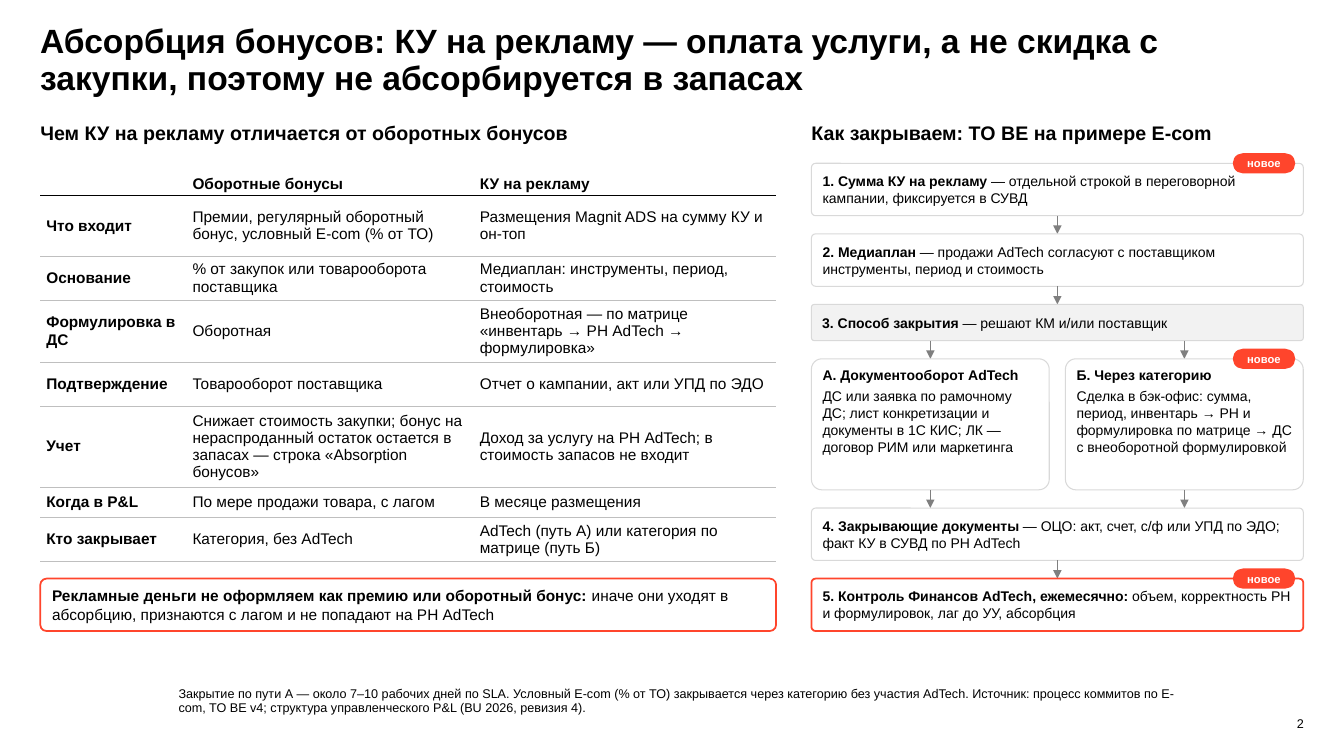
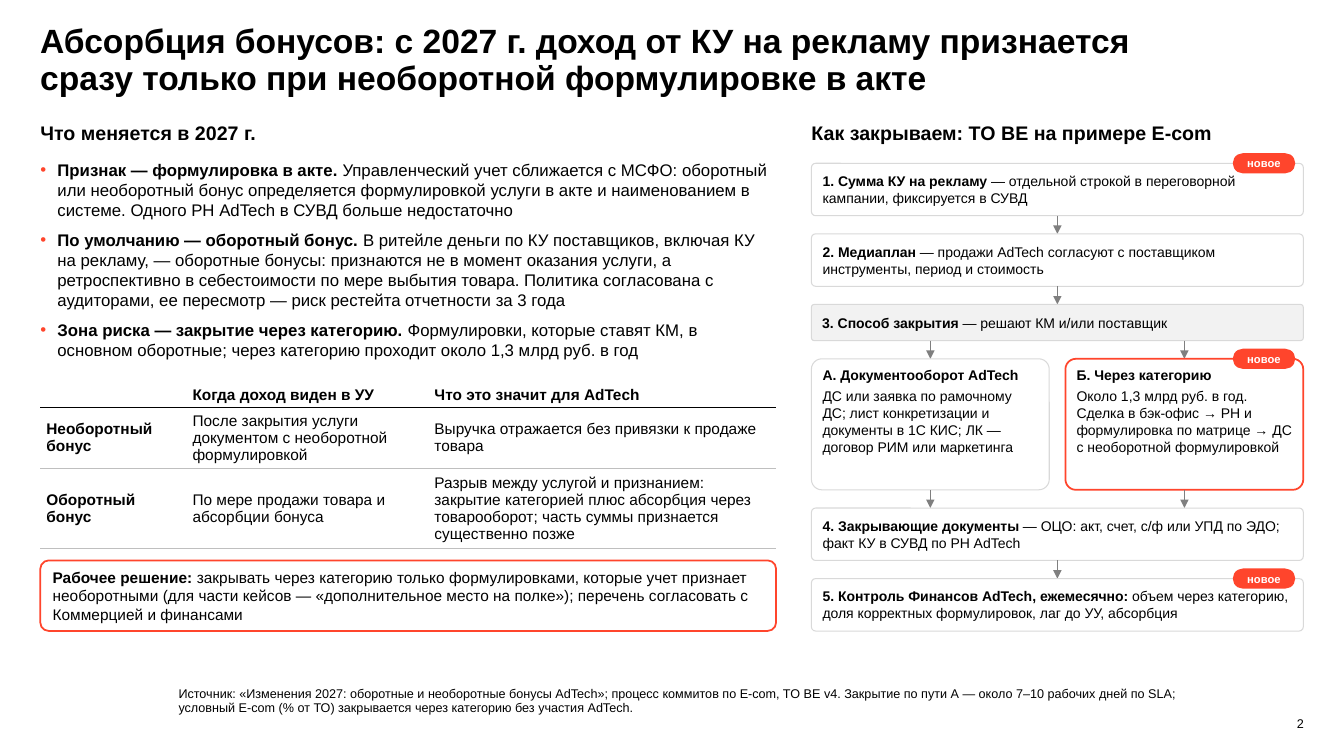
Before and after one commit to DenisMagnit/1, a slide deck: slide 2 of AdTech_КУ_2027_логика_драфт.pptx. Drawn at 1344x756 pixels with LibreOffice and Linux fonts; fonts in the diff are those of the drawing; background and template pictures are left out. Boxes give left, top, right and bottom in pixels: in the first picture for what was removed or moved away, otherwise in the second. Text is boxed around its words. In the diff, an @@ line names an element or a change of style, - is before the commit and + after.

```diff
--- a/AdTech_КУ_2027_логика_драфт.pptx
+++ b/AdTech_КУ_2027_логика_драфт.pptx
@@ text at (40,28,1130,97): text changed @@
-Абсорбция бонусов: КУ на рекламу — оплата услуги, а не скидка с закупки, поэтому не абсорбируется в запасах
+Абсорбция бонусов: с 2027 г. доход от КУ на рекламу признается сразу только при необоротной формулировке в акте
@@ text at (40,126,256,141): text changed @@
-Чем КУ на рекламу отличается от оборотных бонусов
+Что меняется в 2027 г.
@@ table removed at (40,163,776,562), 8 rows, 3 columns @@
- | Оборотные бонусы | КУ на рекламу
-Что входит | Премии, регулярный оборотный бонус, условный E-com (% от ТО) | Размещения Magnit ADS на сумму КУ и он-топ
-Основание | % от закупок или товарооборота поставщика | Медиаплан: инструменты, период, стоимость
-Формулировка в ДС | Оборотная | Внеоборотная — по матрице «инвентарь → РН AdTech → формулировка»
-Подтверждение | Товарооборот поставщика | Отчет о кампании, акт или УПД по ЭДО
-Учет | Снижает стоимость закупки; бонус на нераспроданный остаток остается в запасах — строка «Absorption бонусов» | Доход за услугу на РН AdTech; в стоимость запасов не входит
-Когда в P&L | По мере продажи товара, с лагом | В месяце размещения
-Кто закрывает | Категория, без AdTech | AdTech (путь А) или категория по матрице (путь Б)
@@ text added at (57,163,767,360), 12 pt, text #000000 @@
+• Признак — формулировка в акте. Управленческий учет сближается с МСФО: оборотный или необоротный бонус определяется формулировкой услуги в акте и наименованием в системе. Одного РН AdTech в СУВД больше недостаточно
+• По умолчанию — оборотный бонус. В ритейле деньги по КУ поставщиков, включая КУ на рекламу, — оборотные бонусы: признаются не в момент оказания услуги, а ретроспективно в себестоимости по мере выбытия товара. Политика согласована с аудиторами, ее пересмотр — риск рестейта отчетности за 3 года
+• Зона риска — закрытие через категорию. Формулировки, которые ставят КМ, в основном оборотные; через категорию проходит около 1,3 млрд руб. в год
@@ rounded rectangle "Б. Через категорию" at (1066,359,1304,490): outline #D9D9D9 0.75 pt to #FF452C 1.25 pt @@
@@ table added at (40,375,776,547), 3 rows, 3 columns @@
+ | Когда доход виден в УУ | Что это значит для AdTech
+Необоротный бонус | После закрытия услуги документом с необоротной формулировкой | Выручка отражается без привязки к продаже товара
+Оборотный бонус | По мере продажи товара и абсорбции бонуса | Разрыв между услугой и признанием: закрытие категорией плюс абсорбция через товарооборот; часть суммы признается существенно позже
@@ text in rounded rectangle at (1077,390,1292,455): text changed @@
-Сделка в бэк-офис: сумма, период, инвентарь → РН и формулировка по матрице → ДС с внеоборотной формулировкой
+Около 1,3 млрд руб. в год. Сделка в бэк-офис → РН и формулировка по матрице → ДС с необоротной формулировкой
@@ rounded rectangle added at (40,561,776,631), fill #FFFFFF, outline #FF452C 1.25 pt, 11 pt, text #000000 @@
+Рабочее решение: закрывать через категорию только формулировками, которые учет признает необоротными (для части кейсов — «дополнительное место на полке»); перечень согласовать с Коммерцией и финансами
@@ rounded rectangle removed at (40,579,776,631) @@
-Рекламные деньги не оформляем как премию или оборотный бонус: иначе они уходят в абсорбцию, признаются с лагом и не попадают на РН AdTech
@@ rounded rectangle "5. Контроль Финансов AdTech, ежемесячно: ..." at (812,579,1304,631): outline #FF452C 1.25 pt to #D9D9D9 0.75 pt @@
@@ text in rounded rectangle at (823,590,1288,621): text changed @@
-5. Контроль Финансов AdTech, ежемесячно: объем, корректность РН и формулировок, лаг до УУ, абсорбция
+5. Контроль Финансов AdTech, ежемесячно: объем через категорию, доля корректных формулировок, лаг до УУ, абсорбция
@@ text at (179,688,1175,715): text changed @@
-Закрытие по пути А — около 7–10 рабочих дней по SLA. Условный E-com (% от ТО) закрывается через категорию без участия AdTech. Источник: процесс коммитов по E-com, TO BE v4; структура управленческого P&L (BU 2026, ревизия 4).
+Источник: «Изменения 2027: оборотные и необоротные бонусы AdTech»; процесс коммитов по E-com, TO BE v4. Закрытие по пути А — около 7–10 рабочих дней по SLA; условный E-com (% от ТО) закрывается через категорию без участия AdTech.
```
Also in this commit, not shown: 2 other slides changed.
